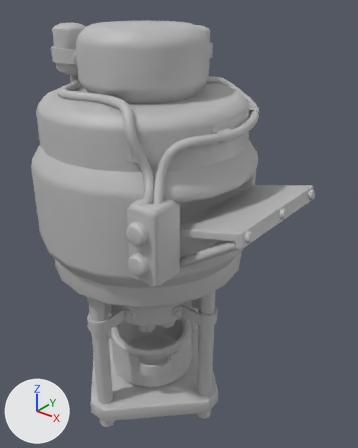
What one commit did to the FBX model Assets/Art/Meshes/sm_oil_refiner_01.fbx.
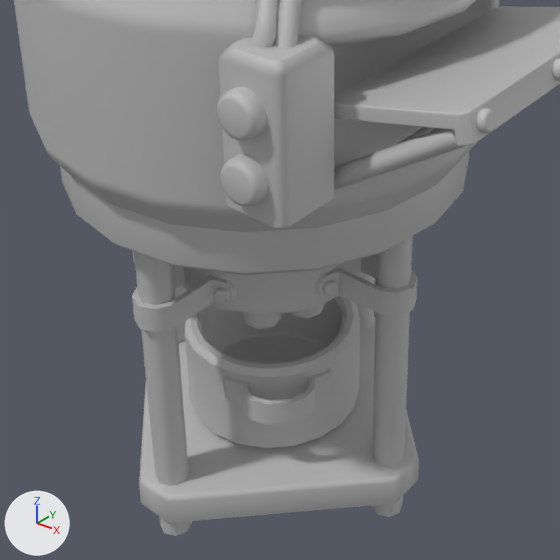
There are two pictures of each version: one whole from a 50 mm camera at (1.6, -1.74, 2.24) aimed at (0.11, 0.12, 1.09), one close up on the part from 7% to 79% of the width and 41% to 98% of the height. Arrows for +X, +Y and +Z are at lower left; the lights stay in place. Where no turn or scale is listed for an object, it has been applied to the vertices.

Names of what the first close-up shows: 'sm_oil_refiner_01'.
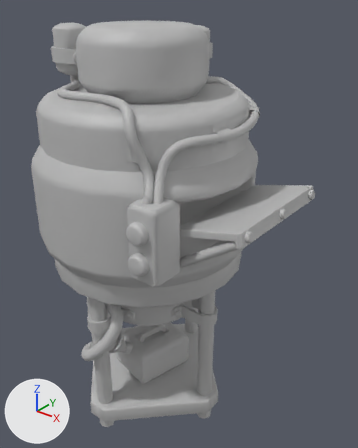
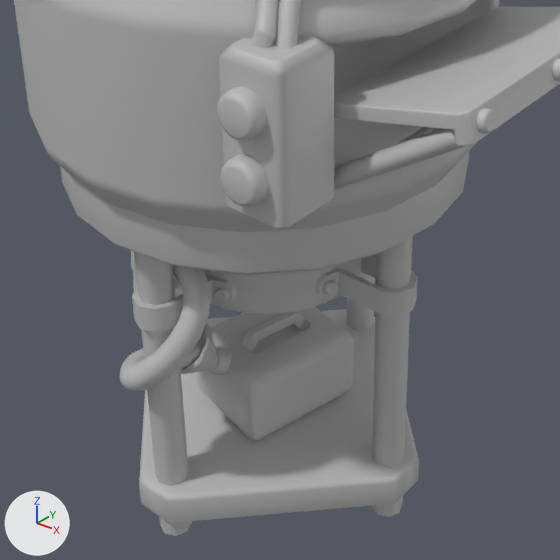
The newer file is also turned or shifted as a whole; pictures and numbers use the older file's frame.

Changed parts and their boxes [x1, y1, x2, y2] in the close-ups (560 x 560 px):
'sm_canister_04', added: after [196, 306, 354, 440]
part 1 of me_mesh, added: after [181, 324, 218, 374]
part 2 of me_mesh, deleted: before [185, 295, 360, 448]
part 3 of me_mesh, built on: after [119, 250, 211, 391]

Patch to the scene script:
```diff
--- a/Assets/Art/Meshes/sm_oil_refiner_01.fbx.py
+++ b/Assets/Art/Meshes/sm_oil_refiner_01.fbx.py
@@ mat_lambert44 @@
+mat_lambert44 = principled_material('lambert44')
+mat_lambert44.base_color = (0.5, 0.5, 0.5)  # grey #bcbcbc
@@ me_mesh @@
 # used by ob_sm_oil_refiner_01; location = (0.0, 0.0, 0.0)
-me_mesh.from_pydata(...)  # 3364 vertices, 3353 faces; spans x -0.75..0.78, y -0.55..0.55, z 0.0..2.08
+me_mesh.from_pydata(...)  # 3268 vertices, 3241 faces; spans x -0.75..0.78, y -0.55..0.55, z 0.0..2.08
+# me_mesh part 1: a new loose piece of 41 vertices spanning x -0.14..0.01, y -0.32..-0.16, z 0.35..0.51, in mat_lambert1 (grey #bcbcbc)
+# me_mesh part 2: 9 loose pieces with 400 vertices, spanning x -0.25..0.25, y -0.25..0.25, z 0.18..0.63, are deleted
+# me_mesh part 3: 33 vertices removed from x -0.25..0.05, y -0.25..0.05, z 0.52..0.64; 289 vertices added at x -0.26..0.13, y -0.49..-0.19, z 0.41..0.82
 me_mesh.materials.append(mat_lambert1)
@@ me_mesh_001 @@
+me_mesh_001.from_pydata(...)  # 147 vertices, 160 faces; spans x -0.172..0.18, y -0.189..0.217, z -0.125..0.125
+me_mesh_001.materials.append(mat_lambert44)  # grey #bcbcbc
@@ ob_sm_canister_04 @@
+ob_sm_canister_04 = bpy.data.objects.new('sm_canister_04', me_mesh_001)
+ob_sm_canister_04.location = (0.0, -0.019, 0.298)
```
